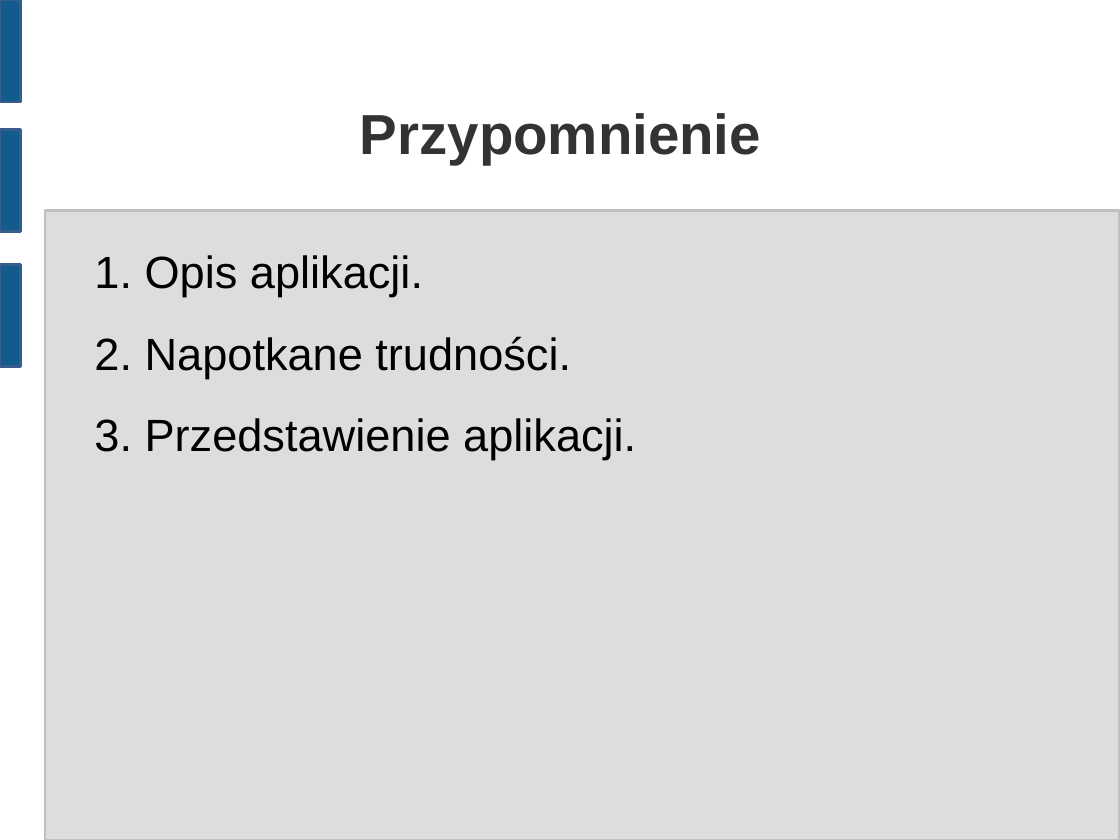
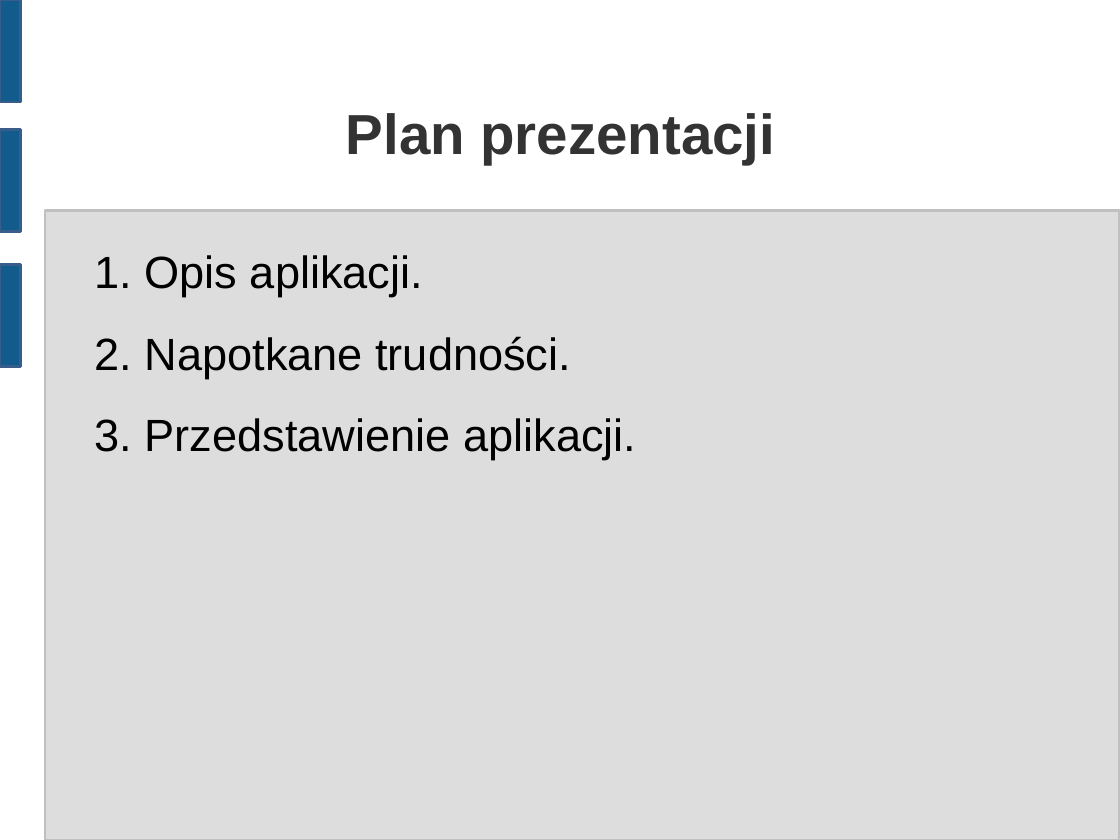
Before and after one commit to matkaczmarski/Praca-inzynierska, a slide deck: slide 2 of Prezentacja/Praca Inżynierska 2.odp. Drawn at 1120x840 pixels with LibreOffice and Linux fonts; fonts in the diff are those of the drawing. Boxes give left, top, right and bottom in pixels: in the first picture for what was removed or moved away, otherwise in the second. Text is boxed around its words. In the diff, an @@ line names an element or a change of style, - is before the commit and + after.

Commit message:
Drobne zmiany w biasie i prezentacji

```diff
--- a/Prezentacja/Praca Inżynierska 2.odp
+++ b/Prezentacja/Praca Inżynierska 2.odp
@@ title at <box>346,113,776,164</box>: text changed @@
-Przypomnienie
+Plan prezentacji
```
Also in this commit, not shown: 5 other files.
